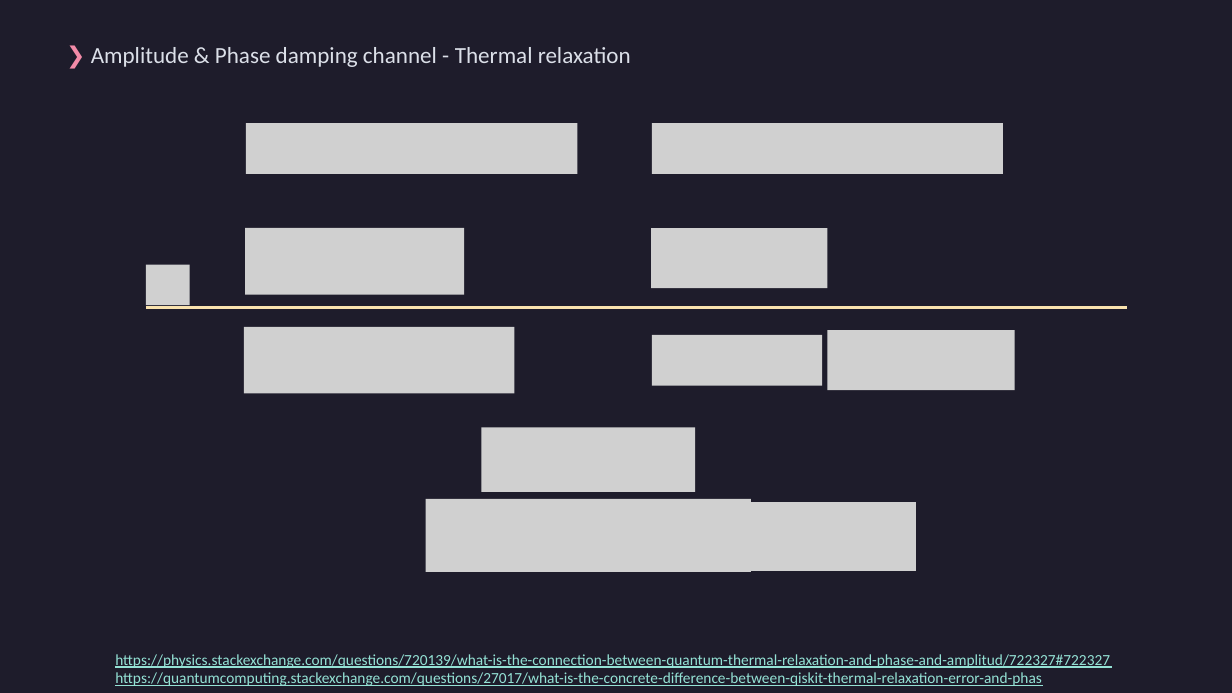
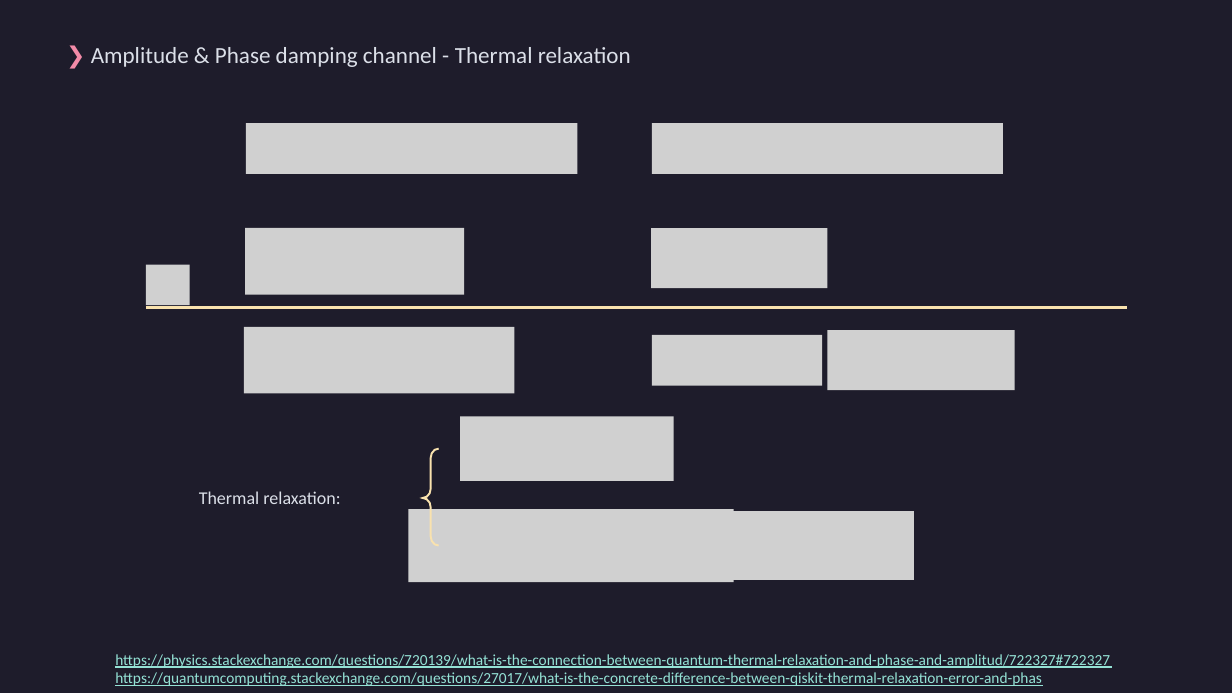
Before and after one commit to noszitomi/UCLQ_internship, a slide deck: slide 7 of presentations/error_channels.pptx. Drawn at 1232x693 pixels with LibreOffice and Linux fonts; fonts in the diff are those of the drawing; grey boxes stand for pictures. Boxes give left, top, right and bottom in pixels: in the first picture for what was removed or moved away, otherwise in the second. Text is boxed around its words. In the diff, an @@ line names an element or a change of style, - is before the commit and + after.

```diff
--- a/presentations/error_channels.pptx
+++ b/presentations/error_channels.pptx
@@ picture: place and size @@
-picture at (482,428,695,493)
+picture at (460,417,674,482)
@@ left brace added at (423,449,439,546), outline #F9E2AE 1.5 pt @@
@@ text added at (199,491,340,504), 14 pt, text #DBDFE8 @@
+Thermal relaxation:
@@ picture: place and size @@
-picture at (426,499,751,572)
+picture at (409,509,734,582)
@@ picture: place and size @@
-picture at (695,502,916,571)
+picture at (693,511,914,580)
```
Also in this commit, not shown: 3 other slides changed.
